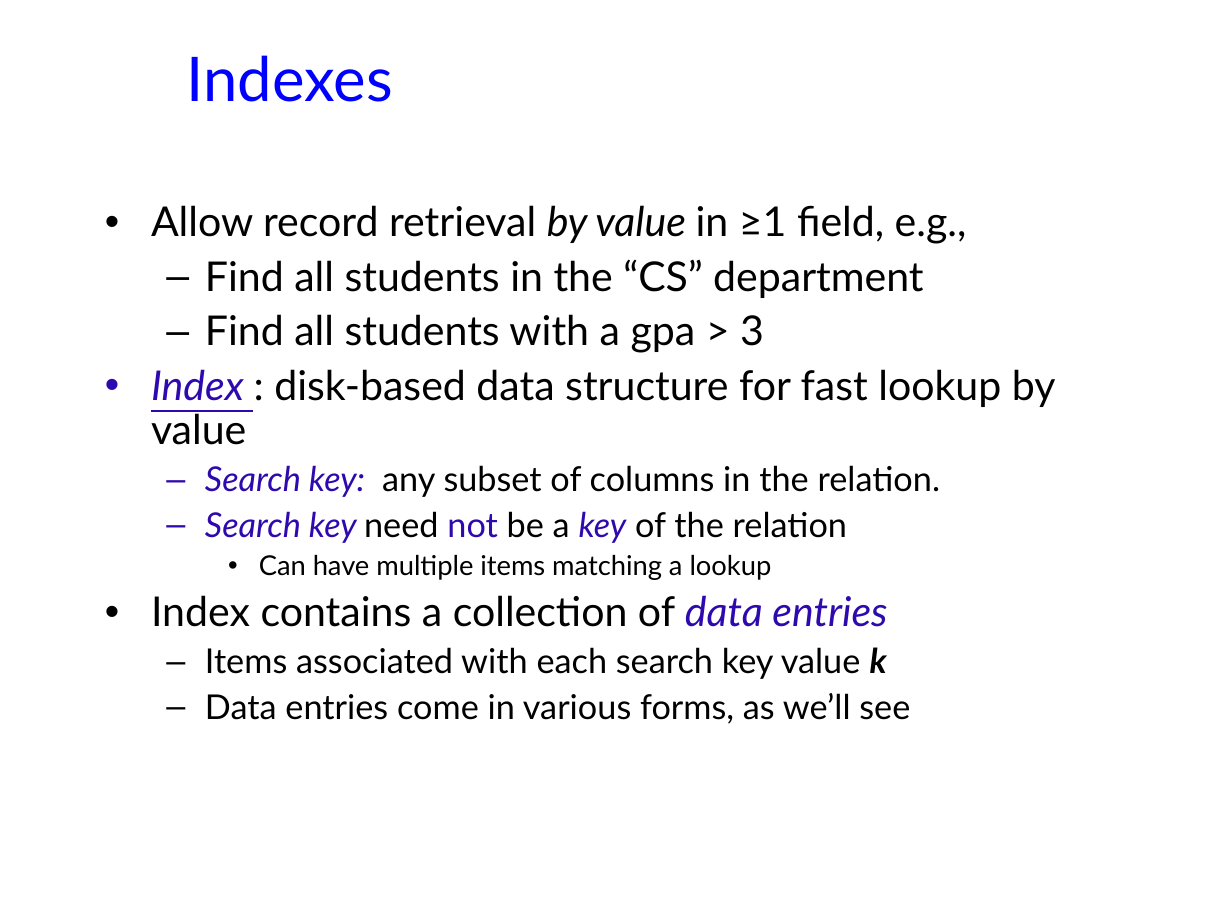
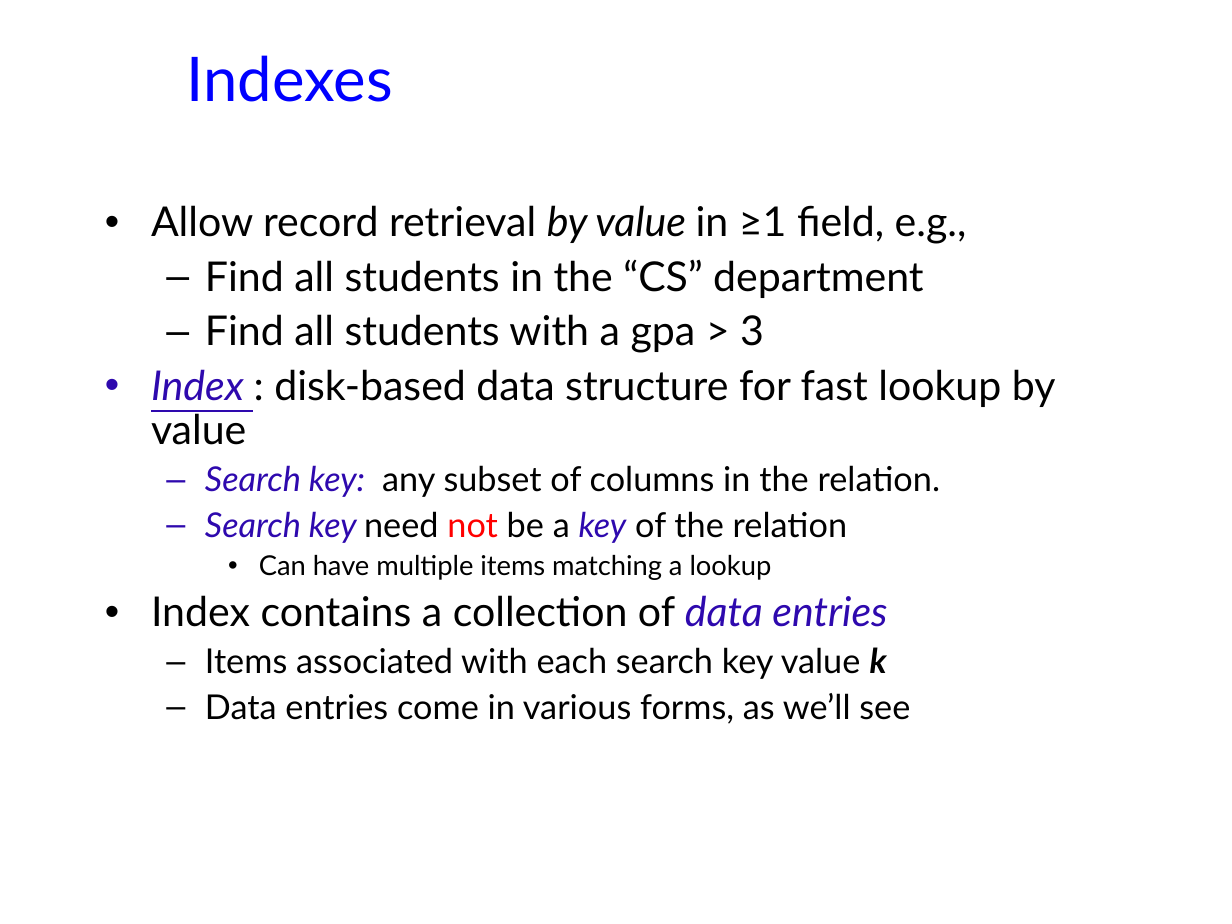
Before and after one commit to jhellerstein/cs186-09, a slide deck: slide 13 of lecs/05-FilesIndexes.ppt. Drawn at 1232x924 pixels with LibreOffice and Linux fonts; fonts in the diff are those of the drawing; background and template pictures are left out. Boxes give left, top, right and bottom in pixels: in the first picture for what was removed or moved away, otherwise in the second. Text is boxed around its words. In the diff, an @@ line names an element or a change of style, - is before the commit and + after.

```diff
--- a/lecs/05-FilesIndexes.ppt
+++ b/lecs/05-FilesIndexes.ppt
@@ text at (x1=205, y1=511, x2=847, y2=543): text colour #2E09AE to #FF0000 in "not" @@
```
Also in this commit, not shown: 9 other slides changed, 1 other file.
